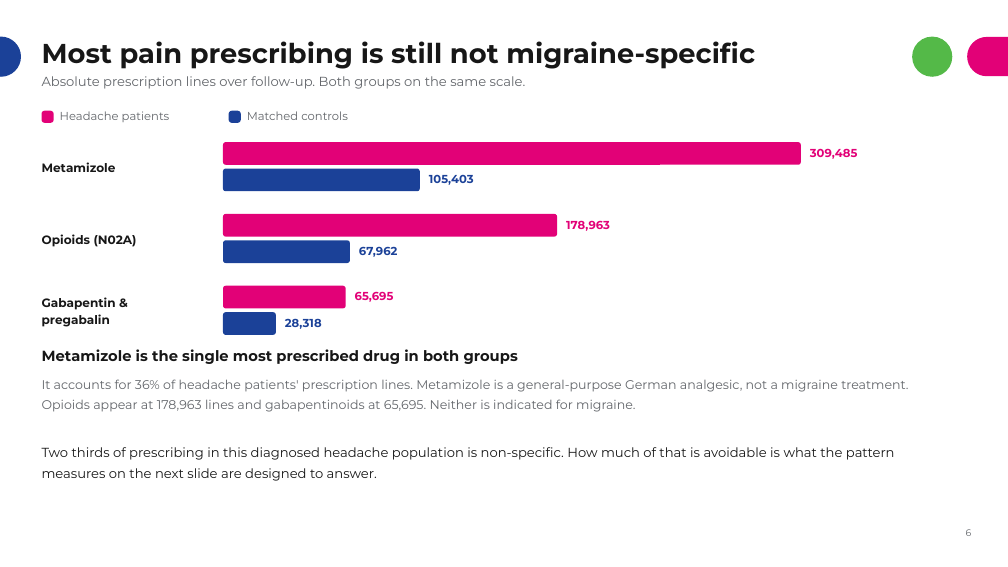
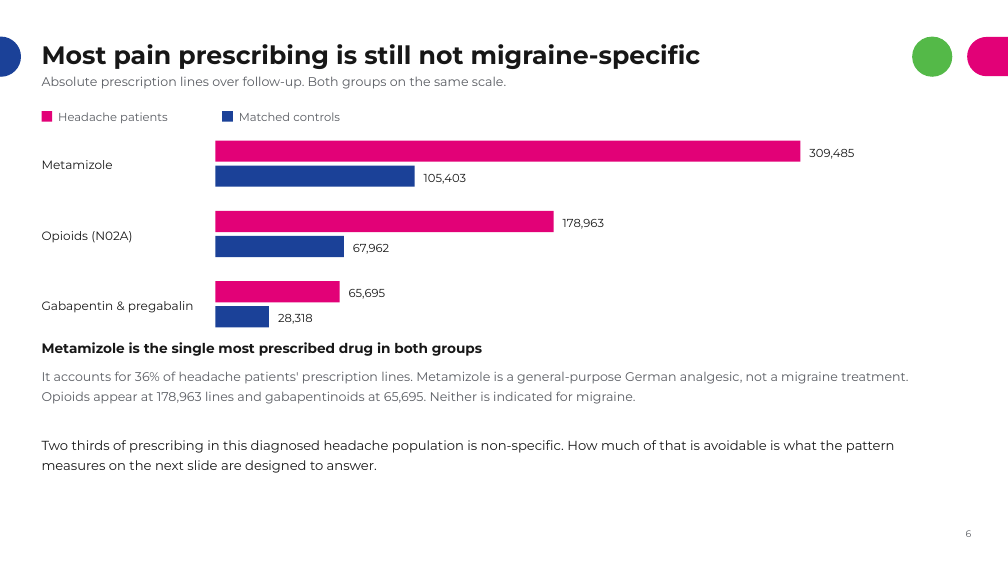
Before and after one commit to rj-irvine/de-migraine, a slide deck: slide 7 of documents/DE_Migraine_Treatment_Patterns_Summary.pptx. Drawn at 1008x567 pixels with LibreOffice and Linux fonts; fonts in the diff are those of the drawing. Boxes give left, top, right and bottom in pixels: in the first picture for what was removed or moved away, otherwise in the second. Text is boxed around its words. In the diff, an @@ line names an element or a change of style, - is before the commit and + after.

Commit message:
format simple

```diff
--- a/documents/DE_Migraine_Treatment_Patterns_Summary.pptx
+++ b/documents/DE_Migraine_Treatment_Patterns_Summary.pptx
@@ title "Most pain prescribing is still ..." at <box>42,44,701,69</box>: size 26 to 24 pt @@
@@ text "Absolute prescription lines over follow-up. ..." at <box>42,76,506,89</box>: size 12.5 to 12 pt, text colour #63666B to #595C62; line spacing 1.15 to 1.2; more space between paragraphs @@
@@ text "Headache patients" at <box>58,112,168,123</box>: text colour #63666B to #595C62; line spacing 1.15 to 1.2; more space between paragraphs @@
@@ rounded rectangle to rectangle in 8 elements at <box>216,141,801,162</box>, <box>216,211,554,232</box>, <box>216,166,415,187</box>, <box>216,236,344,257</box>, <box>216,281,340,302</box>, <box>216,306,269,327</box>, <box>42,111,52,122</box>, <box>222,111,233,122</box> @@
@@ rectangle: place and size @@
-rectangle at <box>228,110,240,123</box>
+rectangle at <box>222,111,233,122</box>
@@ text "Matched controls" at <box>239,112,340,121</box>: text colour #63666B to #595C62; line spacing 1.15 to 1.2; more space between paragraphs @@
@@ text "Matched controls": place and size @@
-text "Matched controls" at <box>247,111,348,120</box>
+text "Matched controls" at <box>239,112,340,121</box>
@@ text "Metamizole" at <box>42,160,113,169</box>: bold off; line spacing 1.15 to 1.2 @@
@@ rectangle: place and size @@
-rectangle at <box>223,142,801,165</box>
+rectangle at <box>216,141,801,162</box>
@@ text "Opioids (N02A)" at <box>42,231,132,243</box>: bold off; line spacing 1.15 to 1.2 @@
@@ rectangle: place and size @@
-rectangle at <box>223,214,557,237</box>
+rectangle at <box>216,211,554,232</box>
@@ text colour #E20177 to #171717, bold off; line spacing 1.15 to 1.2; more space between paragraphs in 3 elements at <box>809,149,854,159</box>, <box>563,219,604,229</box>, <box>349,289,386,299</box> @@
@@ text at <box>42,301,194,313</box>: text changed; bold off @@
-Gabapentin &
-pregabalin
+Gabapentin & pregabalin
@@ 4 rectangles, 1 text: place and size @@
-4 rectangles, 1 text at <box>223,169,420,335</box>
+4 rectangles, 1 text at <box>216,166,415,327</box>
@@ text colour #1B4198 to #171717, bold off; line spacing 1.15 to 1.2; more space between paragraphs in 3 elements at <box>424,174,466,184</box>, <box>353,244,389,254</box>, <box>278,314,313,324</box> @@
@@ text "Metamizole is the single most ...": place and size @@
-text "Metamizole is the single most ..." at <box>42,349,518,364</box>
+text "Metamizole is the single most ..." at <box>42,342,482,356</box>
@@ text "Metamizole is the single most ..." at <box>42,342,482,356</box>: size 14 to 13 pt; line spacing 1.15 to 1.2; more space between paragraphs @@
@@ text "It accounts for 36% of ...": place and size @@
-text "It accounts for 36% of ..." at <box>42,379,908,412</box>
+text "It accounts for 36% of ..." at <box>42,371,908,404</box>
@@ text "It accounts for 36% of ..." at <box>42,371,908,404</box>: text colour #63666B to #595C62; line spacing 1.32 to 1.3; more space between paragraphs @@
@@ text "Two thirds of prescribing in ..." at <box>42,440,895,473</box>: line spacing 1.35 to 1.3; more space between paragraphs @@
```
Also in this commit, not shown: 8 other slides changed.
